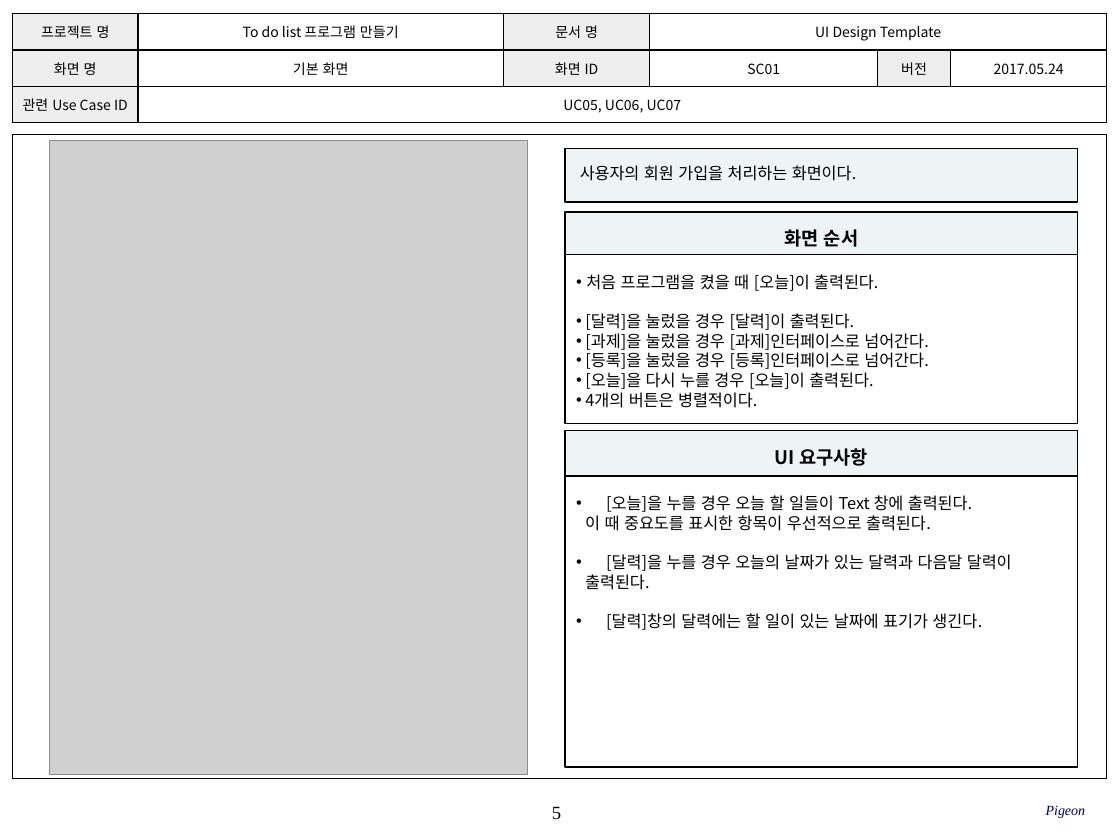
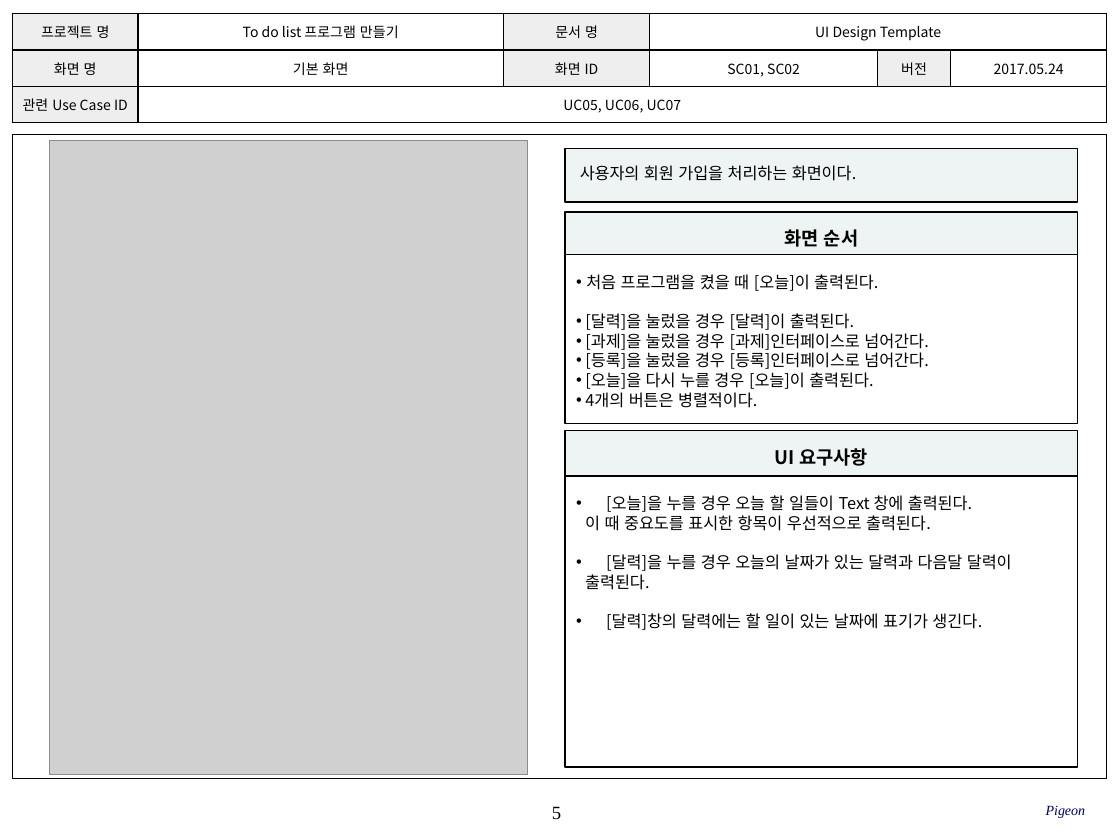
Before and after one commit to SE-admin/9, a slide deck: slide 5 of doc/3_ 설계서/UI Design Template_9_pigeon.pptx. Drawn at 1120x840 pixels with LibreOffice and Linux fonts; fonts in the diff are those of the drawing; grey boxes stand for pictures; background and template pictures are left out. Boxes give left, top, right and bottom in pixels: in the first picture for what was removed or moved away, otherwise in the second. Text is boxed around its words. In the diff, an @@ line names an element or a change of style, - is before the commit and + after.

```diff
--- a/doc/3_ 설계서/UI Design Template_9_pigeon.pptx
+++ b/doc/3_ 설계서/UI Design Template_9_pigeon.pptx
@@ table at (x1=12, y1=13, x2=1105, y2=123) @@
-row 2, column 4: SC01
+row 2, column 4: SC01, SC02
```
Also in this commit, not shown: 9 other slides changed, 1 other file.
